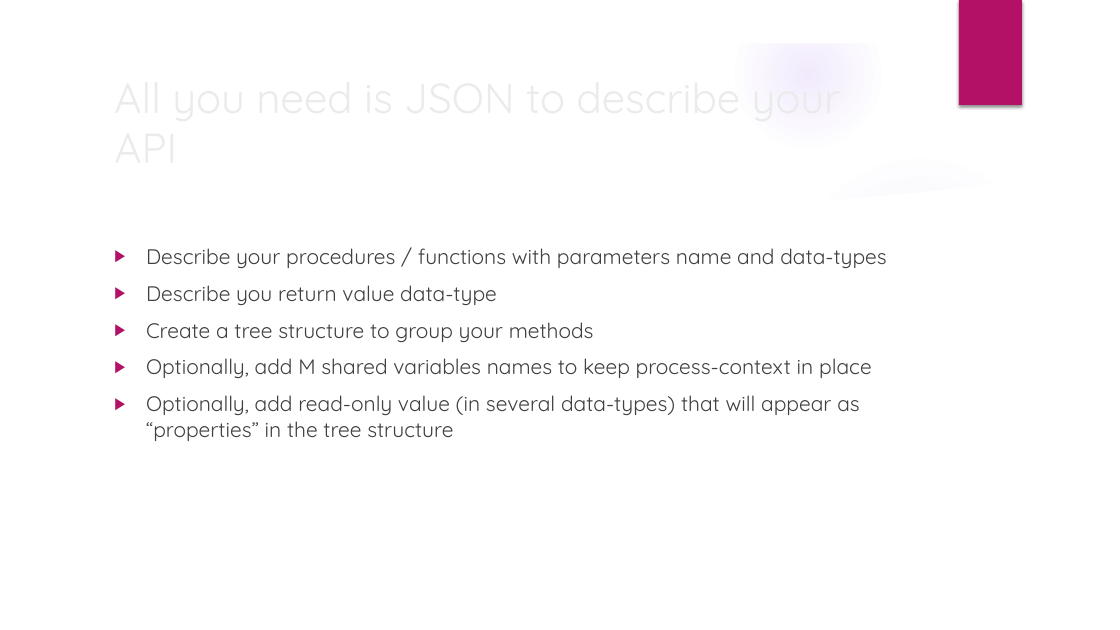
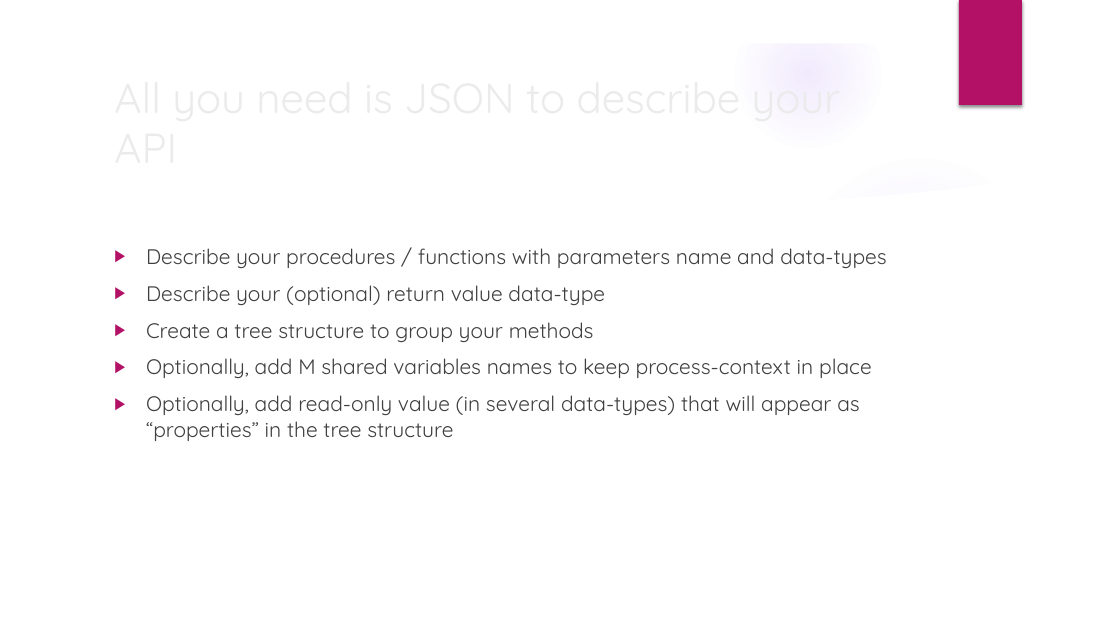
Before and after one commit to mind4yottadb/mind-server, a slide deck: slide 9 of docs/slides/def1.pptx. Drawn at 1120x630 pixels with LibreOffice and Linux fonts; fonts in the diff are those of the drawing; background and template pictures are left out. Boxes give left, top, right and bottom in pixels: in the first picture for what was removed or moved away, otherwise in the second. Text is boxed around its words. In the diff, an @@ line names an element or a change of style, - is before the commit and + after.

```diff
--- a/docs/slides/def1.pptx
+++ b/docs/slides/def1.pptx
@@ text at [146, 285, 605, 305]: text changed @@
-▶ Describe you return value data-type
+▶ Describe your (optional) return value data-type
```
Also in this commit, not shown: 2 other slides changed, 2 slides added, 3 slides removed.
